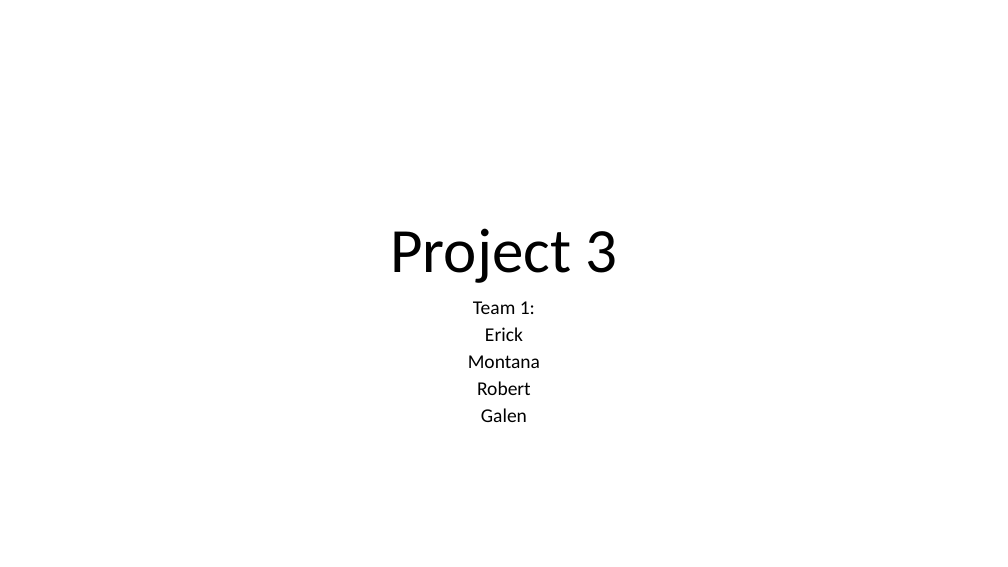
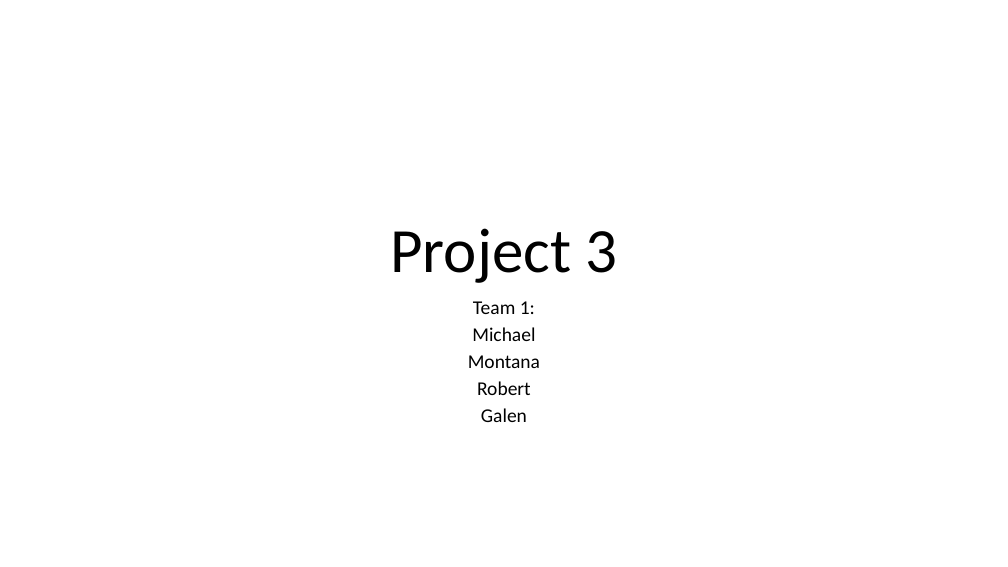
Before and after one commit to gmitt98/webapp-stock-project, a slide deck: slide 1 of Team_Presentation.pptx. Drawn at 1008x567 pixels with LibreOffice and Linux fonts; fonts in the diff are those of the drawing. Boxes give left, top, right and bottom in pixels: in the first picture for what was removed or moved away, otherwise in the second. Text is boxed around its words. In the diff, an @@ line names an element or a change of style, - is before the commit and + after.

```diff
--- a/Team_Presentation.pptx
+++ b/Team_Presentation.pptx
@@ subtitle at [472, 327, 535, 341]: text changed @@
-Erick
+Michael
```
